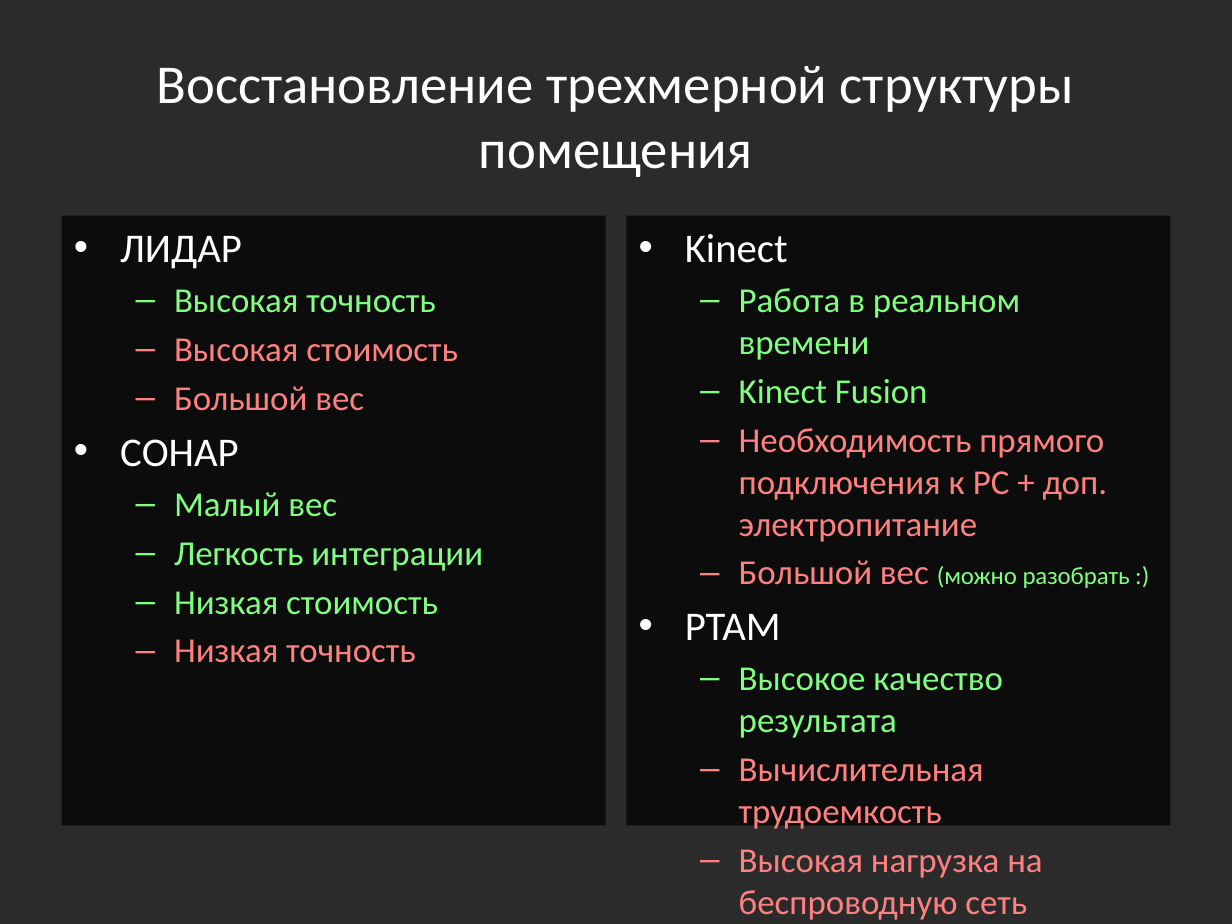
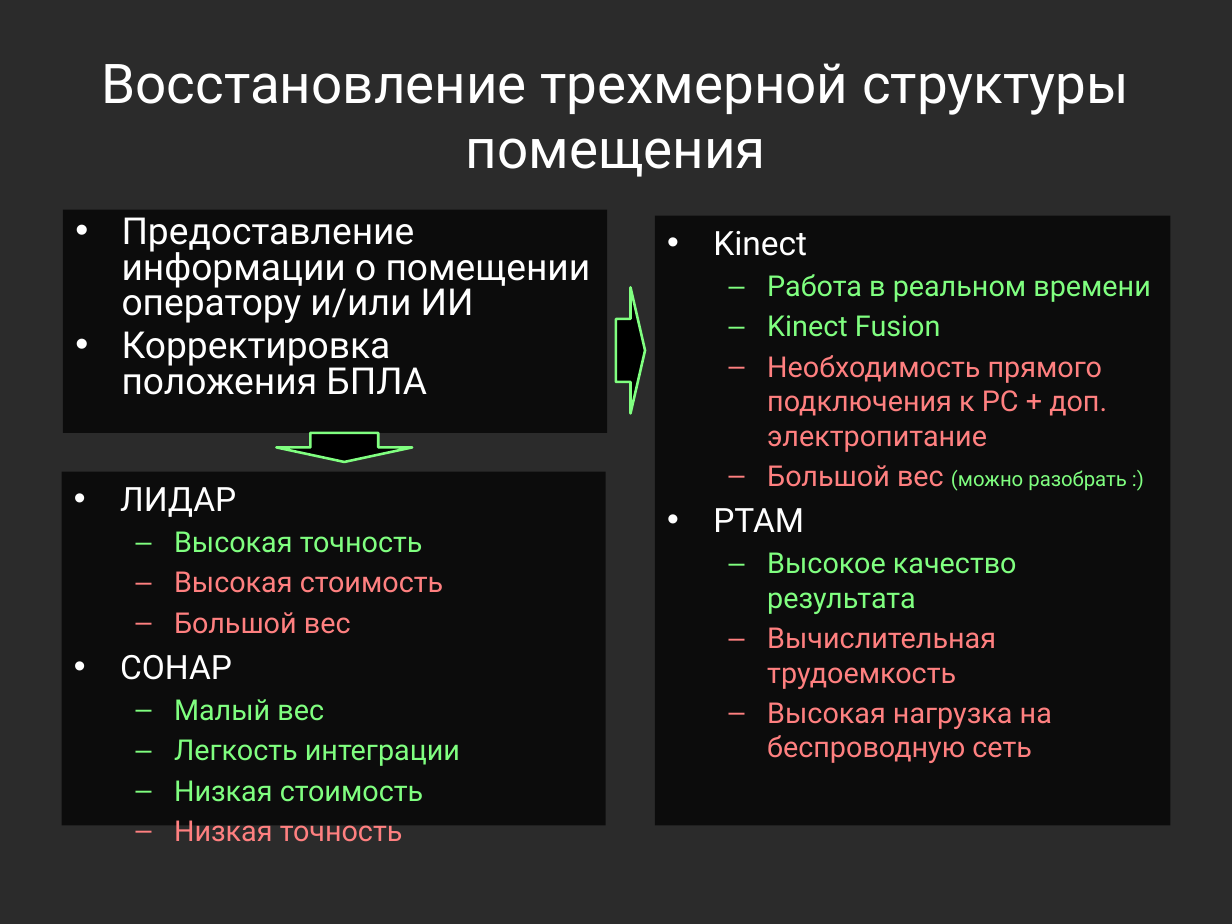
Before and after one commit to Jacobi20/quadro-xds, a slide deck: slide 12 of Docs/Medias2012_dhg.pptx (slide 11 before the commit). Drawn at 1232x924 pixels with LibreOffice and Linux fonts; fonts in the diff are those of the drawing; background and template pictures are left out; a plain dark background stands for a picture behind light text. Boxes give left, top, right and bottom in pixels: in the first picture for what was removed or moved away, otherwise in the second. Text is boxed around its words. In the diff, an @@ line names an element or a change of style, - is before the commit and + after.

```diff
--- a/Docs/Medias2012_dhg.pptx
+++ b/Docs/Medias2012_dhg.pptx
@@ title "Восстановление трехмерной структуры помещения" at (102,63,1129,177): font Calibri to Roboto @@
@@ rectangle added at (63,209,607,432), fill #000000 at 70% opacity, 21.7 pt, text #FFFFFF @@
+• Предоставление информации о помещении оператору и/или ИИ
+• Корректировка положения БПЛА
@@ text "Kinect": place and size @@
-text "Kinect" at (626,216,1170,825)
+text "Kinect" at (654,216,1170,825)
@@ text "Kinect" at (654,216,1170,825): size 23.8 to 19.6 pt in "Kinect", "PTAM"; font Calibri to Roboto; size 20.4 to 16.8 pt in "Работа в реальном времени", "Kinect Fusion", "Необходимость прямого подключения к PC + доп. ...", "Большой вес" and 3 more places; size 14.4 to 11.9 pt in "(можно разобрать :)" @@
@@ right arrow added at (616,287,646,413), fill #000000, outline #80FF80 1.5 pt @@
@@ down arrow added at (276,432,411,462), fill #000000, outline #80FF80 1.5 pt @@
@@ text "ЛИДАР": place and size @@
-text "ЛИДАР" at (62,216,606,825)
+text "ЛИДАР" at (62,472,606,825)
@@ text "ЛИДАР" at (62,472,606,825): size 23.8 to 19.6 pt in "ЛИДАР", "СОНАР"; font Calibri to Roboto, size 20.4 to 16.8 pt @@
```
Also in this commit, not shown: 11 other slides changed, 1 slide added, 6 other files.
